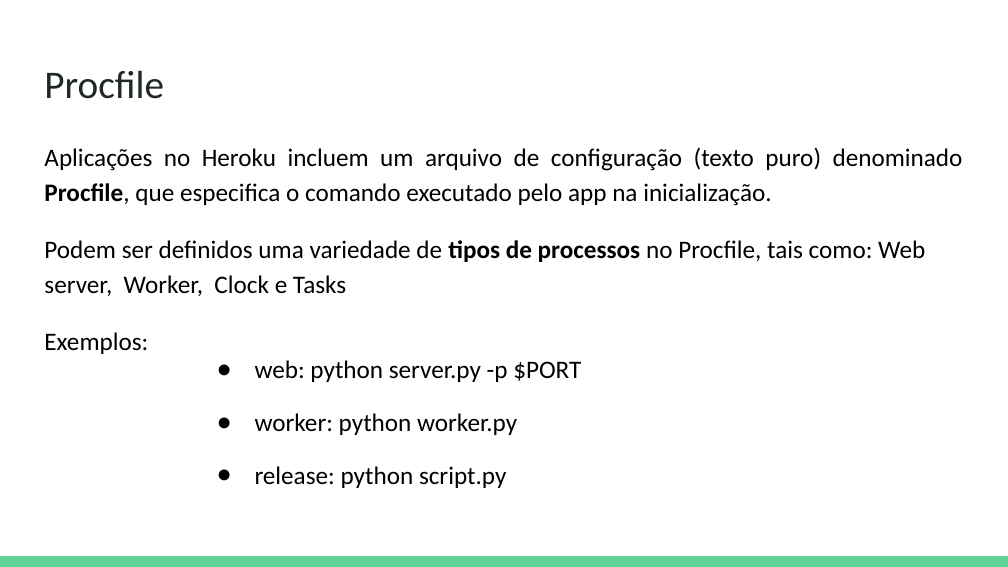
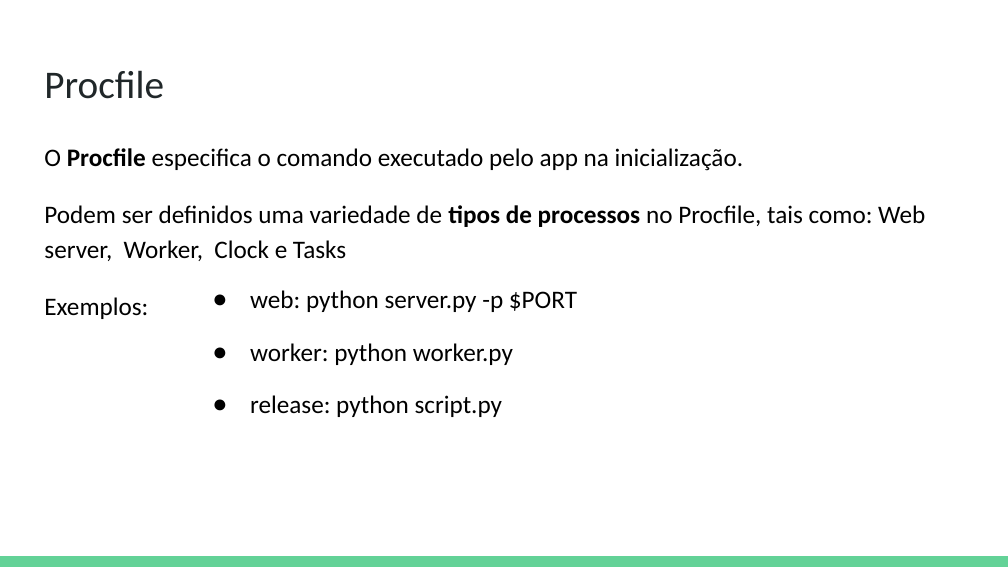
Before and after one commit to rodrigondec/cpnatal2_intro-heroku, a slide deck: slide 10 of O que é Heroku e como utilizá-lo.pptx. Drawn at 1008x567 pixels with LibreOffice and Linux fonts; fonts in the diff are those of the drawing. Boxes give left, top, right and bottom in pixels: in the first picture for what was removed or moved away, otherwise in the second. Text is boxed around its words. In the diff, an @@ line names an element or a change of style, - is before the commit and + after.

```diff
--- a/O que é Heroku e como utilizá-lo.pptx
+++ b/O que é Heroku e como utilizá-lo.pptx
@@ text at [44, 148, 743, 171]: text changed @@
-Aplicações no Heroku incluem um arquivo de configuração (texto puro) denominado Procfile, que especifica o comando executado pelo app na inicialização.
+O Procfile especifica o comando executado pelo app na inicialização.
@@ text "web: python server.py -p $PORT": place and size @@
-text "web: python server.py -p $PORT" at [255, 360, 581, 488]
+text "web: python server.py -p $PORT" at [250, 290, 577, 417]
```
Also in this commit, not shown: 4 other slides changed, 1 other file.
